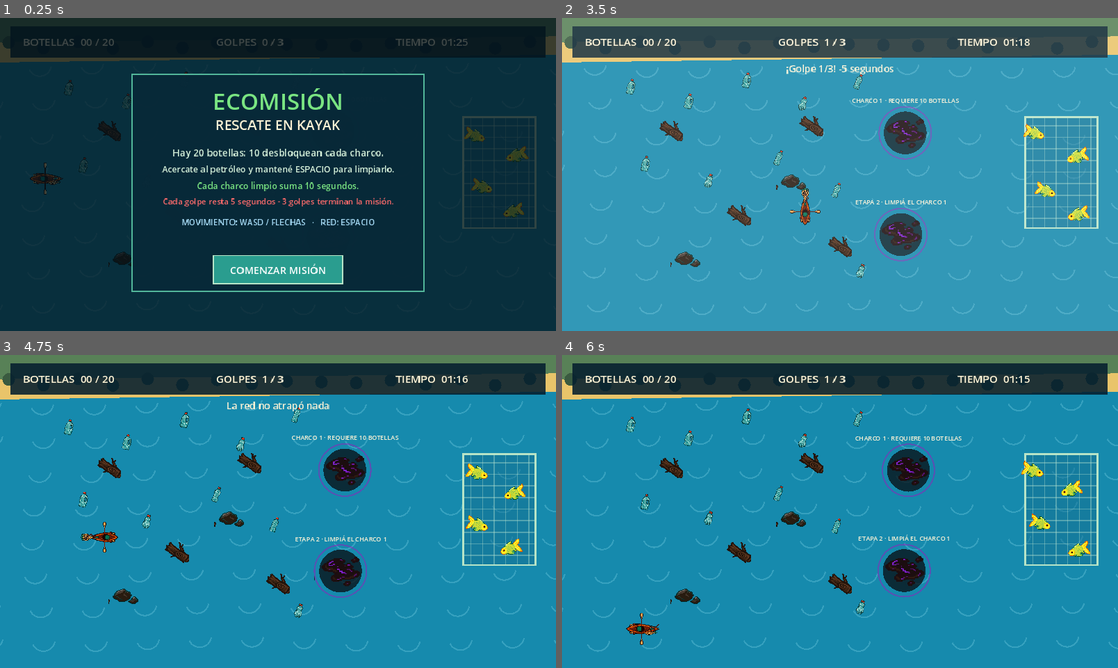
Above: before the commit, frames 1-4 (two rows, left to right).
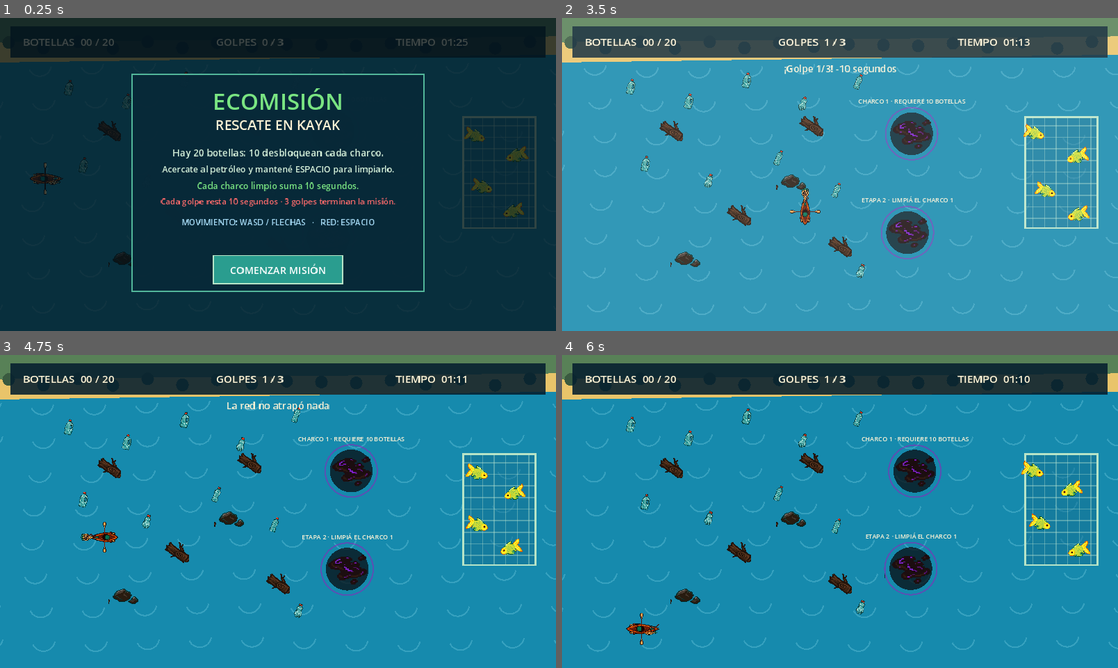
Above: after the commit, the same moments.

Repository: zeba673/Desafio2-Hackathon-SanRafael-2026
Game: Godot game, scene res://main.tscn
Same seed, same stepped clock (60 frames per second), same inputs: the game is played once before the commit and once after it. Sound files missing from this copy of the repository are replaced by a short silence.
Inputs (mouse positions are in pixels of both pictures, inside the frame that each line leads up to):
- Up to frame 1 (0.25 s): no input
- Up to frame 2 (3.5 s): tap Enter at 0.5, 0.6, 1.35, 2.1, 2.85 s; move the mouse to (962, 158) at 0.52 s; hold D 0.53-1.28 s; click (962, 158) at 0.67 s; tap Space at 0.77, 1.52, 3.02 s; move the mouse to (728, 190) at 1.27 s; hold S 1.28-2.03 s; move the mouse to (895, 105) at 2.02 s; hold D 2.03-2.78 s; move the mouse to (812, 237) at 2.77 s; hold W from 2.78 s (still down); click (812, 237) at 2.92 s
- Up to frame 3 (4.75 s): move the mouse to (444, 558) at 3.52 s; release W at 3.53 s; hold A from 3.53 s (still down); tap Enter at 3.6, 4.35 s; tap Space at 3.77, 4.52 s; move the mouse to (111, 464) at 4.27 s
- Up to frame 4 (6 s): move the mouse to (867, 511) at 5.02 s; release A at 5.03 s; hold S 5.03-5.78 s; tap Enter at 5.1, 5.85 s; click (867, 511) at 5.17 s; move the mouse to (756, 433) at 5.77 s; hold D from 5.78 s (still down)

The runs differ from the first frame. In frame 1, 0.5% of the frame differs, in the area x 28-72%, y 57-61%; in frame 2, 2.3%, in the area x 40-85%, y 6-78%; in frame 3, 2.0%; in frame 4, 2.0%.

Commit message:
Block fish enclosure and increase hit penalty

Diff:
--- a/main.gd
+++ b/main.gd
@@ -16,7 +16,7 @@
 const GAME_TIME := 85.0
 const PLAYER_SPEED := 255.0
 const MAX_HITS := 3
-const HIT_TIME_PENALTY := 5.0
+const HIT_TIME_PENALTY := 10.0
 const OIL_CLEAR_BONUS := 10.0
 const BOTTLE_TOTAL := 20
 const OIL_RADIUS := 54.0
@@ -100,6 +100,7 @@
 
 
 func run_self_test() -> void:
+	assert(cage_blocks(FISH_CAGE.get_center()) and not cage_blocks(Vector2(100, 100)))
 	start_game()
 	bottles_collected = 9
 	assert(not oil_is_unlocked(0))
@@ -127,7 +128,7 @@
 	for index in range(3):
 		hit_cooldown = 0.0
 		hit_rock()
-	assert(state == GameState.LOST and hit_count == MAX_HITS)
+	assert(state == GameState.LOST and hit_count == MAX_HITS and is_equal_approx(time_left, 55.0))
 	start_game()
 	time_left = 0.0
 	update_game(0.01)
@@ -172,6 +173,10 @@
 		player += movement * speed * delta
 		player.x = clampf(player.x, 28.0, SCREEN.x - 28.0)
 		player.y = clampf(player.y, 94.0, SCREEN.y - 28.0)
+		if cage_blocks(player):
+			player = previous
+			notice = "La jaula protege a los peces"
+			notice_time = 0.5
 	for rock in rocks:
 		if player.distance_to(rock) < 29.0 and hit_cooldown <= 0.0:
 			var push_direction := rock.direction_to(player)
@@ -196,6 +201,10 @@
 	elif time_left <= 0.0:
 		fish_alive = false
 		finish_game(false, "Se acabó el tiempo: el petróleo alcanzó a los peces.")
+
+
+func cage_blocks(candidate_position: Vector2) -> bool:
+	return FISH_CAGE.grow(28.0).has_point(candidate_position)
 
 
 func get_touched_oil() -> int:
@@ -239,7 +248,7 @@
 	hit_count += 1
 	time_left = maxf(0.0, time_left - HIT_TIME_PENALTY)
 	flash = 0.35
-	notice = "¡Golpe %d/%d! -5 segundos" % [hit_count, MAX_HITS]
+	notice = "¡Golpe %d/%d! -10 segundos" % [hit_count, MAX_HITS]
 	notice_time = 1.5
 	play_sound(WATER_IMPACT, -5.0, 0.72)
 	if hit_count >= MAX_HITS:
@@ -466,7 +475,7 @@
 	draw_centered("Hay 20 botellas: 10 desbloquean cada charco.", 286, 20, Color("#d8f3dc"))
 	draw_centered("Acercate al petróleo y mantené ESPACIO para limpiarlo.", 320, 18, Color("#d8f3dc"))
 	draw_centered("Cada charco limpio suma 10 segundos.", 354, 18, GREEN)
-	draw_centered("Cada golpe resta 5 segundos · 3 golpes terminan la misión.", 386, 17, CORAL)
+	draw_centered("Cada golpe resta 10 segundos · 3 golpes terminan la misión.", 386, 17, CORAL)
 	draw_centered("MOVIMIENTO: WASD / FLECHAS   ·   RED: ESPACIO", 429, 17, Color("#a9def9"))
 	draw_button("COMENZAR MISIÓN")
 
